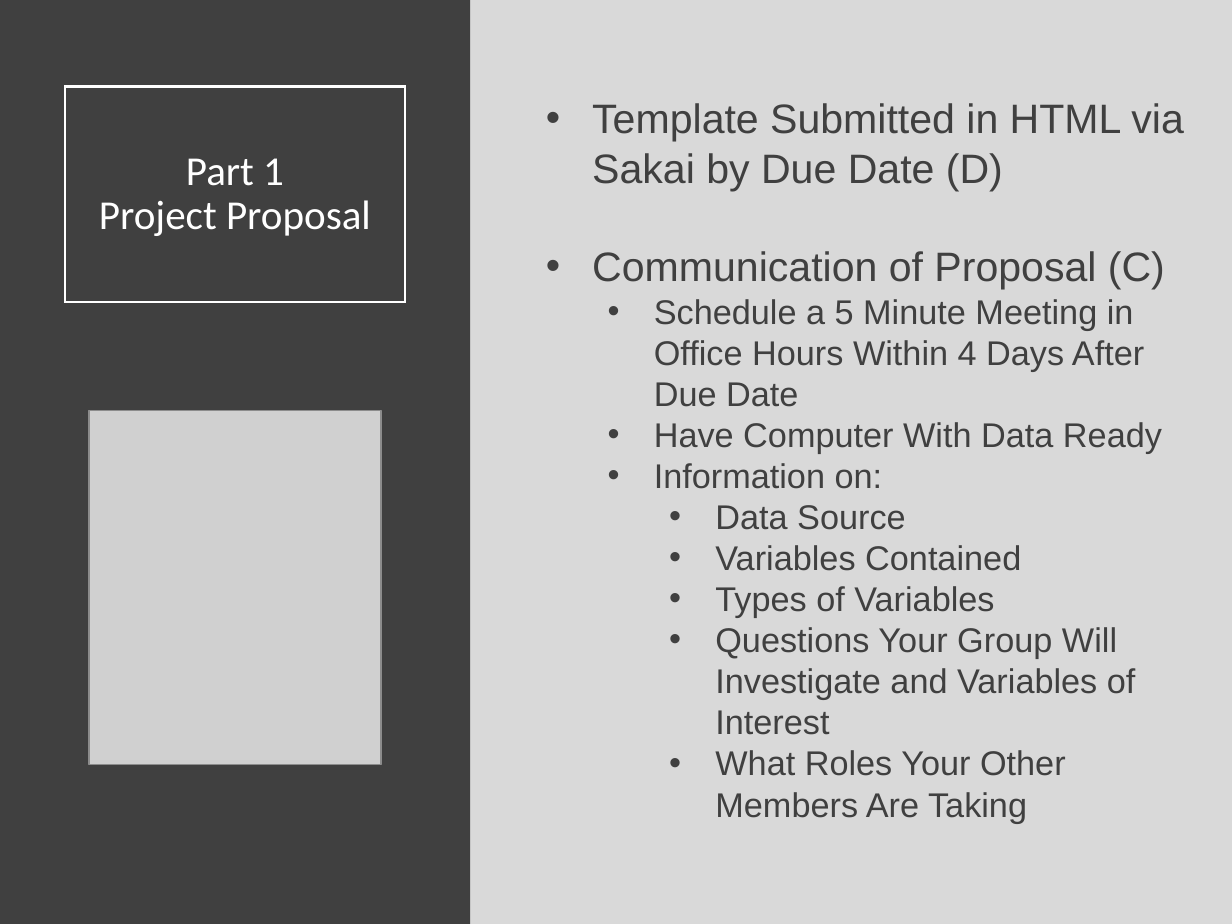
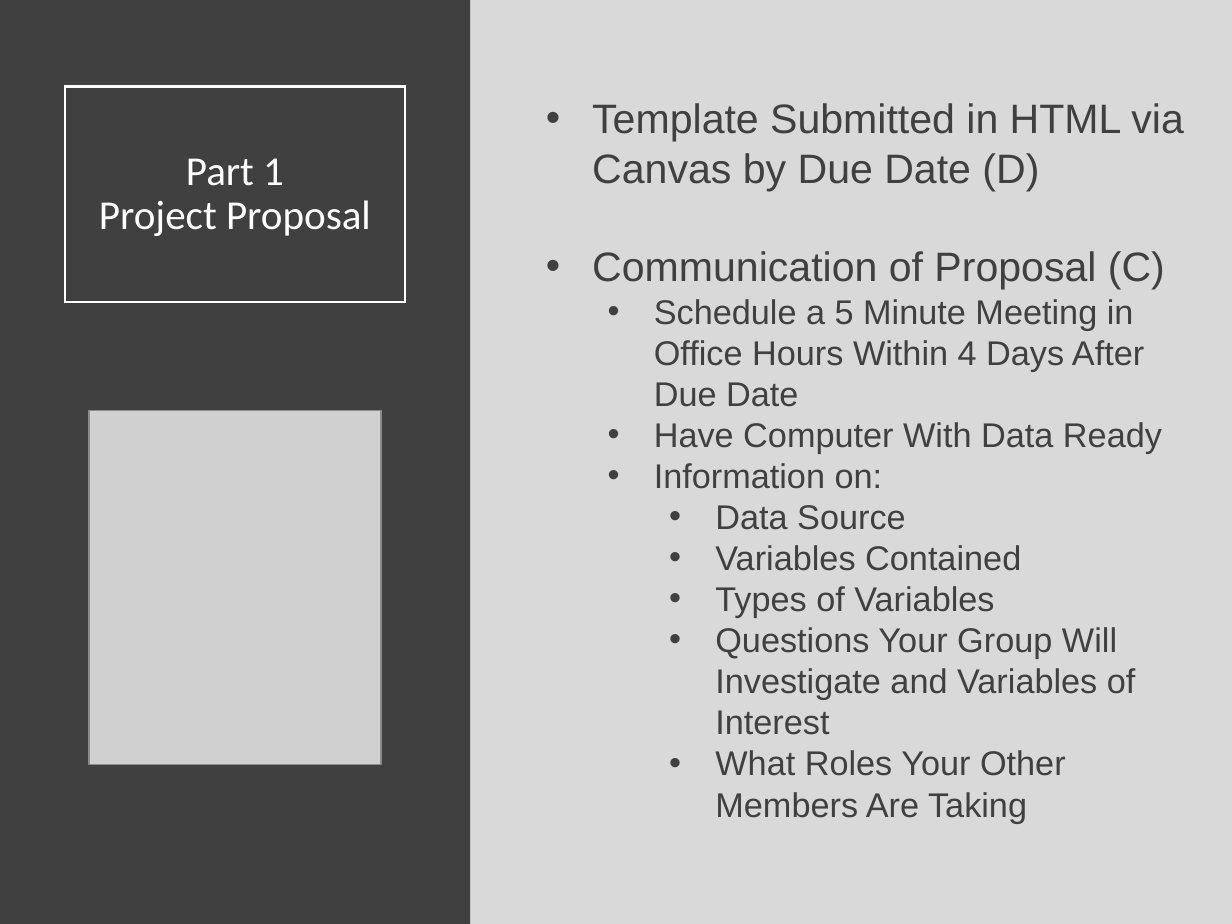
Before and after one commit to SuperMarioGiacomazzo/STOR320_WEBSITE, a slide deck: slide 11 of Lecture/Final Project 1/Final_Project_1_Lecture.pptx. Drawn at 1232x924 pixels with LibreOffice and Linux fonts; fonts in the diff are those of the drawing; grey boxes stand for pictures. Boxes give left, top, right and bottom in pixels: in the first picture for what was removed or moved away, otherwise in the second. Text is boxed around its words. In the diff, an @@ line names an element or a change of style, - is before the commit and + after.

```diff
--- a/Lecture/Final Project 1/Final_Project_1_Lecture.pptx
+++ b/Lecture/Final Project 1/Final_Project_1_Lecture.pptx
@@ text at (x1=592, y1=103, x2=1184, y2=191): text changed @@
-• Template Submitted in HTML via Sakai by Due Date (D)
+• Template Submitted in HTML via Canvas by Due Date (D)
```
Also in this commit, not shown: 2 other slides changed, 9 other files.
